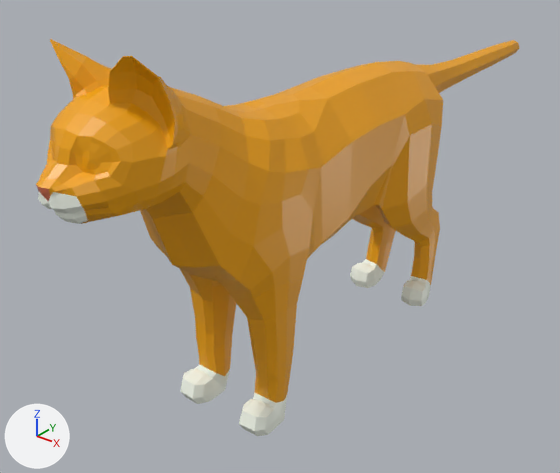
One commit to the FBX model Frontend/public/fbx/cat.fbx: the scene before it, then after it.
Both versions are drawn from a 50 mm camera at (4.74, -6.76, 5.45) aimed at (-0.5, -0.21, 1.39). Arrows for +X, +Y and +Z are at lower left; the lights stay in place. Where no turn or scale is listed for an object, it has been applied to the vertices.

In view in the first picture: 'Cat'.
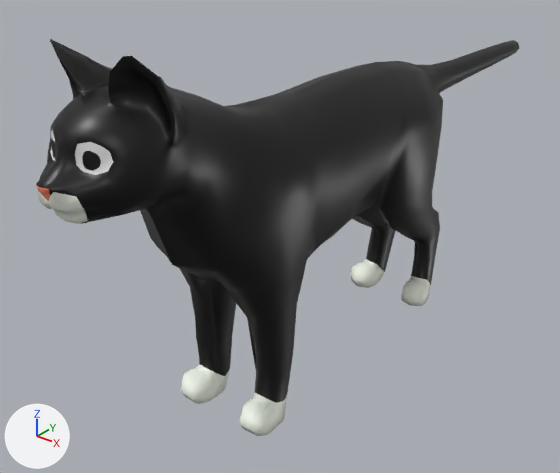
Changed parts and their boxes [x1, y1, x2, y2] in the pictures (560 x 473 px):
'Cat', recoloured, shading changed (orange to black): [36, 39, 519, 436] in both
part 1 of me_cube_000, shading changed: [36, 39, 519, 436] in both
part 2 of me_cube_000, recoloured (orange to white): [50, 130, 113, 175] in both

The change, as a diff of the scene's bpy script:
```diff
--- a/Frontend/public/fbx/cat.fbx.py
+++ b/Frontend/public/fbx/cat.fbx.py
@@ mat_body @@
 mat_body = principled_material('body')
-mat_body.base_color = (0.908, 0.386, 0.0)  # orange #f4a700
+mat_body.base_color = (0.0, 0.0, 0.0)  # black #000000
 mat_body.roughness = 0.4
@@ mat_white @@
+mat_white = principled_material('white')
+mat_white.base_color = (0.8, 0.8, 0.8)  # white #e7e7e7
@@ me_cube_000 @@
 me_cube_000.from_pydata(...)  # 953 vertices, 956 faces; spans x -0.66..0.66, y -3.69..4.96, z -0.01..4.2
 # used by ob_cat; location = (0.0, 0.0, 0.0)
+# me_cube_000 part 1: edges marked sharp go from 1878 to 0
+# me_cube_000 part 2: 20 of the faces centred in x -0.33..0.33, y -3.41..-3.31, z 3.35..3.54 switch from mat_body (orange #f4a700) to mat_white (white #e7e7e7)
 me_cube_000.materials.append(mat_nose)
```
